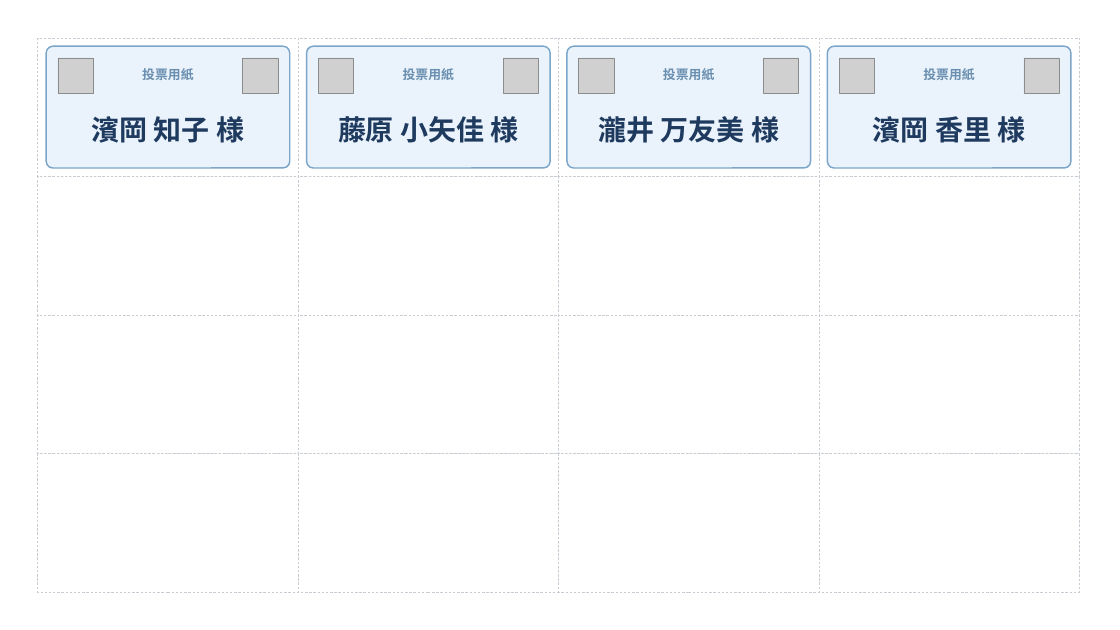
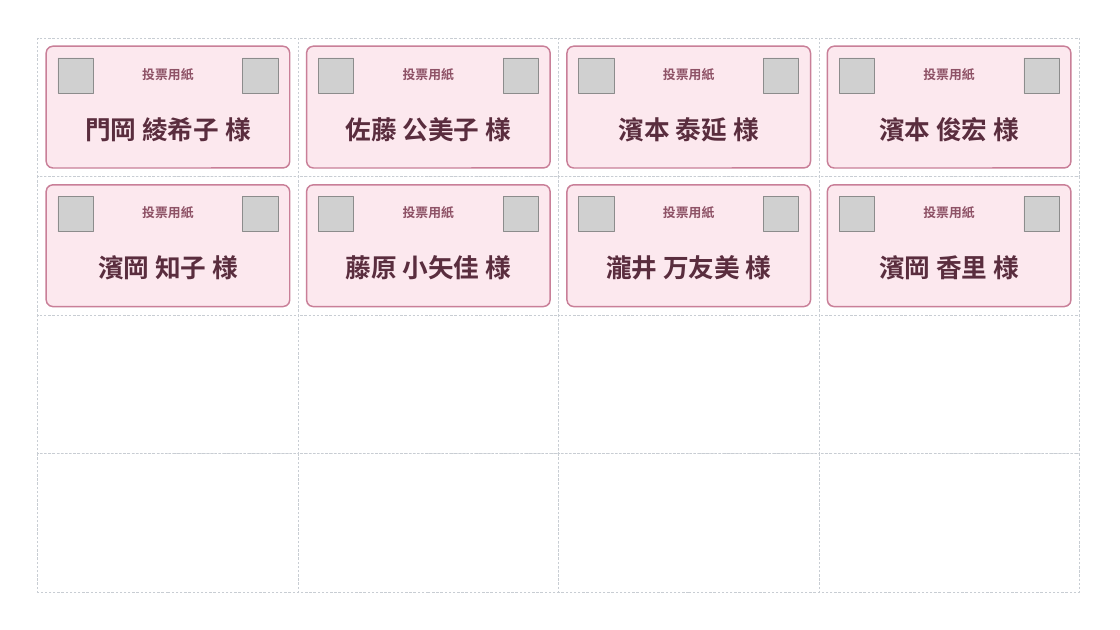
Before and after one commit to yuki5ilg/WeddingInvitations, a slide deck: slide 7 of voting_ballots.pptx (slide 4 before the commit). Drawn at 1120x630 pixels with LibreOffice and Linux fonts; fonts in the diff are those of the drawing; grey boxes stand for pictures. Boxes give left, top, right and bottom in pixels: in the first picture for what was removed or moved away, otherwise in the second. Text is boxed around its words. In the diff, an @@ line names an element or a change of style, - is before the commit and + after.

```diff
--- a/voting_ballots.pptx
+++ b/voting_ballots.pptx
@@ fill #EAF3FB to #FCE8EE; outline #7BA6C9 1.25 pt to #C97F98 1.25 pt in 4 elements at [46,46,290,168], [307,46,550,168], [567,46,811,168], [828,46,1071,168] @@
@@ text colour #6A8FB0 to #8E5266 in 4 elements at [142,68,193,80], [403,68,454,80], [663,68,714,80], [923,68,974,80] @@
@@ text added at [85,117,251,142], 22 pt, text #5A2D3E, bold @@
+門岡 綾希子 様
@@ text added at [346,117,511,142], 22 pt, text #5A2D3E, bold @@
+佐藤 公美子 様
@@ text added at [619,117,759,142], 22 pt, text #5A2D3E, bold @@
+濱本 泰延 様
@@ text added at [879,117,1019,142], 22 pt, text #5A2D3E, bold @@
+濱本 俊宏 様
@@ rounded rectangle added at [46,185,290,307], fill #FCE8EE, outline #C97F98 1.25 pt @@
@@ picture added at [58,197,93,232] @@
@@ text added at [142,206,193,218], 11 pt, text #8E5266, bold @@
+投票用紙
@@ picture added at [243,197,278,232] @@
@@ rounded rectangle added at [307,185,550,307], fill #FCE8EE, outline #C97F98 1.25 pt @@
@@ picture added at [318,197,354,232] @@
@@ text added at [403,206,454,218], 11 pt, text #8E5266, bold @@
+投票用紙
@@ picture added at [503,197,539,232] @@
@@ rounded rectangle added at [567,185,811,307], fill #FCE8EE, outline #C97F98 1.25 pt @@
@@ picture added at [579,197,614,232] @@
@@ text added at [663,206,714,218], 11 pt, text #8E5266, bold @@
+投票用紙
@@ picture added at [764,197,799,232] @@
@@ rounded rectangle added at [828,185,1071,307], fill #FCE8EE, outline #C97F98 1.25 pt @@
@@ picture added at [839,197,875,232] @@
@@ text added at [923,206,974,218], 11 pt, text #8E5266, bold @@
+投票用紙
@@ picture added at [1024,197,1060,232] @@
@@ 4 texts: place and size @@
-4 texts at [92,116,1025,143]
+4 texts at [98,255,1019,280]
@@ size 24 to 22 pt, font Arial to Noto Sans CJK JP, text colour #1F3A5F to #5A2D3E in 4 elements at [98,255,238,280], [346,255,511,280], [606,255,772,280], [879,255,1019,280] @@
```
Also in this commit, not shown: 3 other slides changed, 3 slides added.
